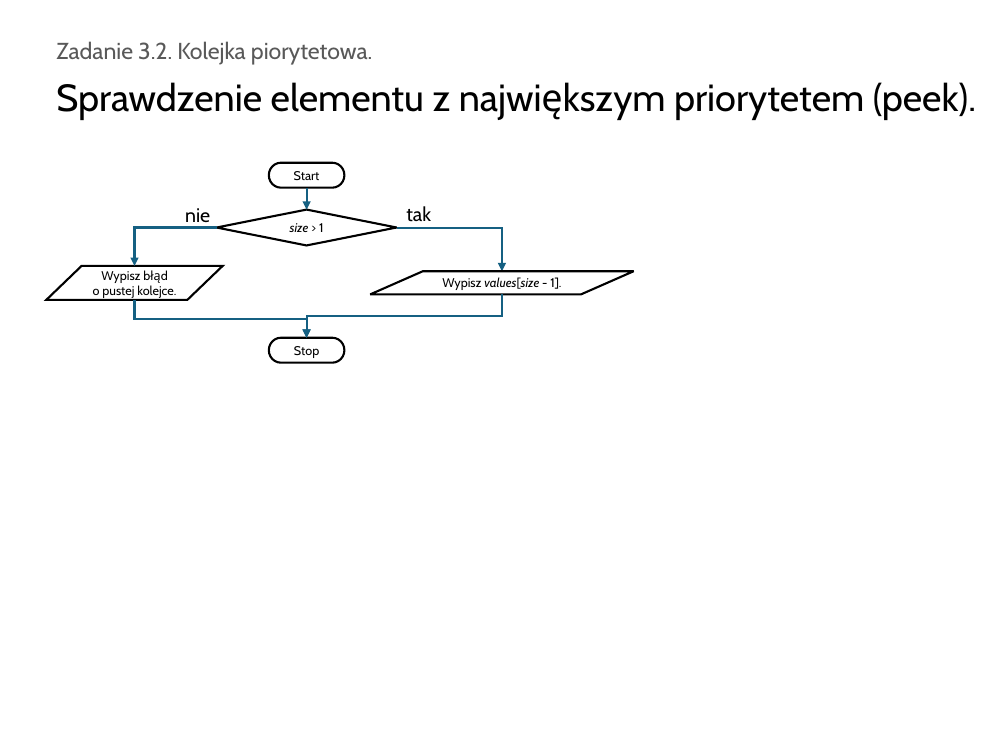
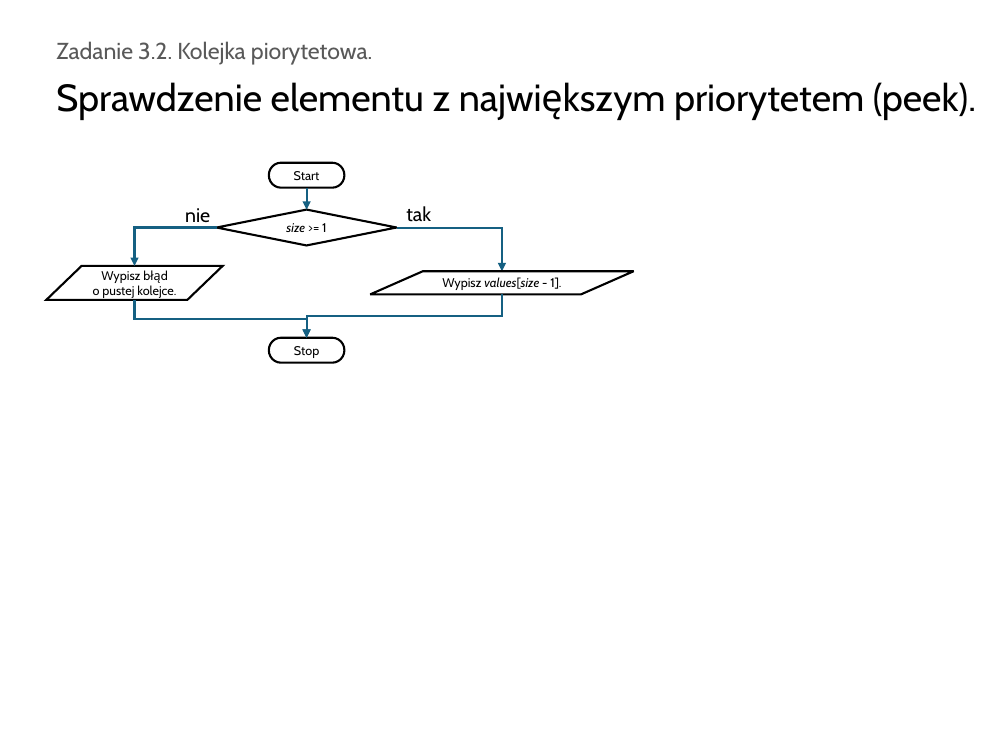
Before and after one commit to bartek537-university/SI3AiSD21R, a slide deck: slide 3 of lab_3/task_2/task_2.pptx. Drawn at 1008x756 pixels with LibreOffice and Linux fonts; fonts in the diff are those of the drawing. Boxes give left, top, right and bottom in pixels: in the first picture for what was removed or moved away, otherwise in the second. Text is boxed around its words. In the diff, an @@ line names an element or a change of style, - is before the commit and + after.

```diff
--- a/lab_3/task_2/task_2.pptx
+++ b/lab_3/task_2/task_2.pptx
@@ text in diamond at [286,223,326,232]: text changed @@
-size > 1
+size >= 1
```
Also in this commit, not shown: 1 other slide changed, 1 other file.
